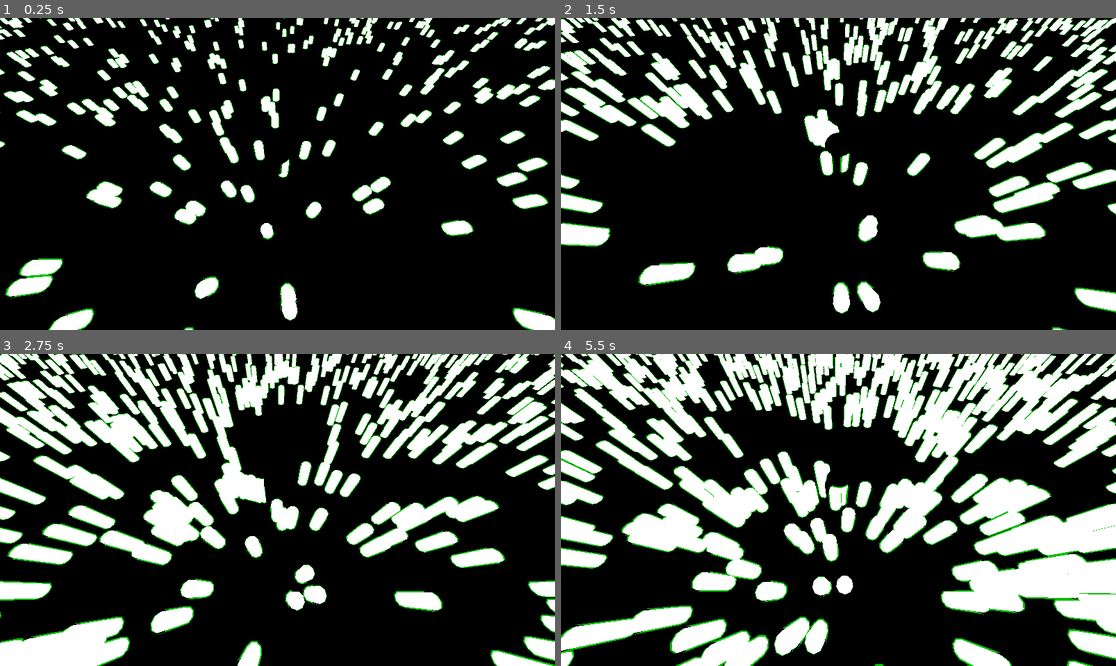
Above: before the commit, frames 1-4 (two rows, left to right).
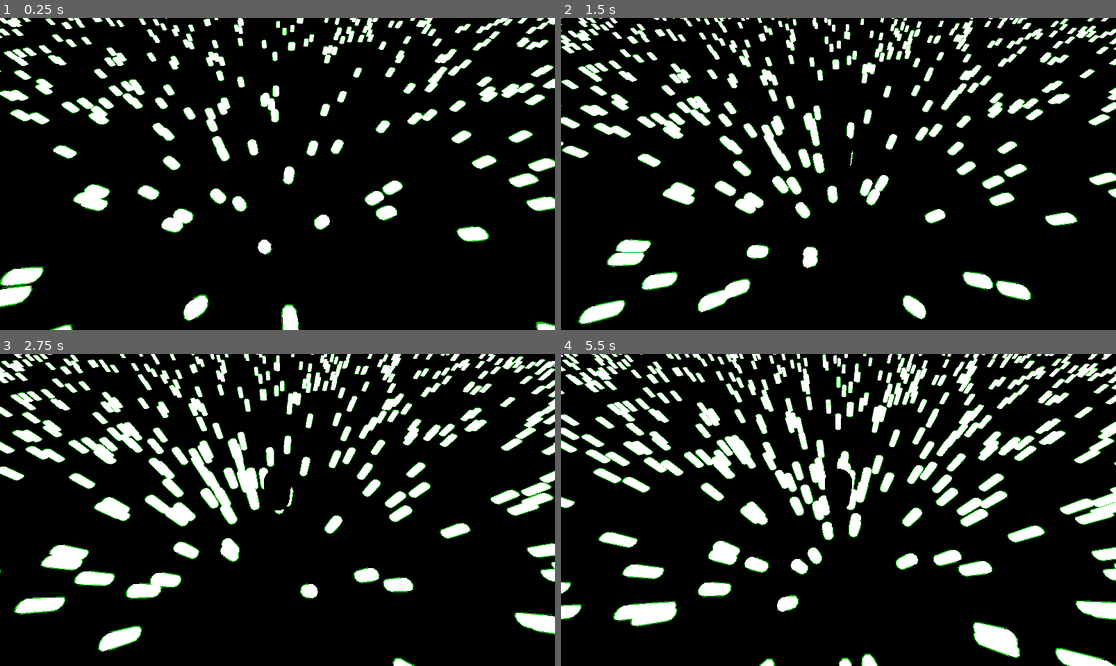
Above: after the commit, the same moments.

Repository: LazyLensInteractive/game-name-jam
Game: Godot game, scene res://Scenes/main.tscn
Same seed, same stepped clock (60 frames per second), same inputs: the game is played once before the commit and once after it.
Inputs (mouse positions are in pixels of both pictures, inside the frame that each line leads up to):
- Up to frame 1 (0.25 s): no input
- Up to frame 2 (1.5 s): tap Enter (ui_accept) at 0.5, 0.77 s; move the mouse to (960, 158) at 0.52 s; hold D (right) 0.53-1.28 s; click (960, 158) at 0.6 s; move the mouse to (727, 189) at 1.27 s; hold S (down) from 1.28 s (still down); click (727, 189) at 1.35 s
- Up to frame 3 (2.75 s): tap Enter (ui_accept) at 1.52 s; move the mouse to (333, 441) at 2.02 s; release S (down) at 2.03 s; hold D (right) from 2.03 s (still down); click (333, 441) at 2.1 s
- Up to frame 4 (5.5 s): move the mouse to (810, 572) at 2.77 s; release D (right) at 2.78 s; hold W (up) 2.78-3.53 s; click (810, 572) at 2.85 s; tap Enter (ui_accept) at 3.02, 3.77, 4.52 s; move the mouse to (1005, 556) at 3.52 s; hold A (left) 3.53-5.03 s; click (1005, 556) at 3.6 s; move the mouse to (672, 463) at 4.27 s; click (672, 463) at 4.35 s; move the mouse to (866, 510) at 5.02 s; hold S (down) from 5.03 s (still down); click (866, 510) at 5.1 s

The runs differ from the first frame. In frame 1, 12% of the frame differs, in the area x 0-100%, y 0-100%; in frame 2, 29%; in frame 3, 38%; in frame 4, 48%.

Commit message:
push
fdfd

Diff:
--- /dev/null
+++ b/Scenes/data_system.gd
@@ -0,0 +1,22 @@
+extends Node
+#this file holds all data that can be changed from what cards/power ups can do to player power, health, and a bunch of other things that need to be checked this will be a mess good luck debugging
+var player_data = []
+var level_data = []
+var card_data = []
+var stats = []
+var enemy_data = []
+var current_enemy_health_multi = 1
+var current_player_dmg_multi = 1
+@onready var manager = get_tree().get_first_node_in_group("GuyManager")
+# Called when the node enters the scene tree for the first time.
+func _ready() -> void:
+	for i in manager.how_many:
+		var enemy_health = randf_range(1, 3) * current_enemy_health_multi
+		enemy_data.append(enemy_health)
+
+
+
+
+# Called every frame. 'delta' is the elapsed time since the previous frame.
+func _process(delta: float) -> void:
+	pass
--- a/Scenes/main.tscn
+++ b/Scenes/main.tscn
@@ -2,6 +2,7 @@
 
 [ext_resource type="Script" uid="uid://fatjgjlsrq6s" path="res://Scripts/PlayerMovement.gd" id="1_8gbba"]
 [ext_resource type="Script" uid="uid://bb2i6357is7ml" path="res://Scenes/node_3d.gd" id="2_bo1nx"]
+[ext_resource type="Script" uid="uid://co8ww5vkwa57c" path="res://Scenes/data_system.gd" id="3_8gbba"]
 
 [sub_resource type="StandardMaterial3D" id="StandardMaterial3D_7u77a"]
 albedo_color = Color(0.28485027, 0.28485027, 0.28485027, 1)
@@ -92,4 +93,7 @@
 [node name="MultiMeshInstance3D" type="MultiMeshInstance3D" parent="Node3D" unique_id=1305937761]
 multimesh = SubResource("MultiMesh_jjvhh")
 
+[node name="DataSystem" type="Node" parent="." unique_id=3406302]
+script = ExtResource("3_8gbba")
+
 [connection signal="timeout" from="Player/CharacterBody3D/Timer" to="Player/CharacterBody3D" method="_on_timer_timeout"]
--- a/Scenes/node_3d.gd
+++ b/Scenes/node_3d.gd
@@ -4,8 +4,9 @@
 @onready var multmeh: MultiMeshInstance3D = $MultiMeshInstance3D
 var how_many = 5000
 var locations = [] #this holds all positions is it a good way to do this? (genuine question idk)
-var speed = 4 # i think this is m/s i honestly dont know lmao
+var speed = 2# i think this is m/s i honestly dont know lmao
 var how_many_dead = 0
+var times_hit = 0
 # Called when the node enters the scene tree for the first time.
 func _ready() -> void:
 	for i in range(how_many):
@@ -41,3 +42,13 @@
 			multmeh.multimesh.set_instance_transform(i, locations[i])#redraws the mesh with new deaths if some happened
 			how_many_dead += 1 #how many have died unused for now but will be used in shop for some cards
 			print(how_many_dead) #debug text
+func player_dmg(detect_area: Vector3, radius: float): #basicly a copy of above for enemy to player detection too lazy to make something better
+
+	for i in range(how_many):
+		if locations[i].origin.y < -500:
+			continue
+		var distance = locations[i].origin.distance_to(detect_area)
+		if distance < radius:
+			locations[i].origin = Vector3(0, -1000, 0)
+			times_hit += 1
+			get_tree().get_first_node_in_group("Player").player_hit()
--- a/Scripts/PlayerMovement.gd
+++ b/Scripts/PlayerMovement.gd
@@ -1,5 +1,5 @@
 extends CharacterBody3D
-
+var player_health = 500
 
 const SPEED = 5.0
 const JUMP_VELOCITY = 4.5
@@ -25,7 +25,10 @@
 		velocity.x = move_toward(velocity.x, 0, SPEED)
 		velocity.z = move_toward(velocity.z, 0, SPEED)
 	if Input.is_action_just_pressed("fire"):
-		weapon_shoot()
+		Engine.time_scale = 0.3
+	var location = self.global_position
+	if location != null:
+		get_tree().get_first_node_in_group("GuyManager").player_dmg(location, 0.5)
 
 	move_and_slide()
 func weapon_shoot():
@@ -43,3 +46,9 @@
 	pass
 	#weapon_shoot()#timer for default weapon to fire
 	#$Timer.start()#idk if this is needed but here anyway
+func player_hit():
+	if player_health > 0:
+		player_health -= 1
+	if player_health <= 0:
+		print("dead")
+	print(player_health)
Not shown, added: Scenes/data_system.gd.uid
